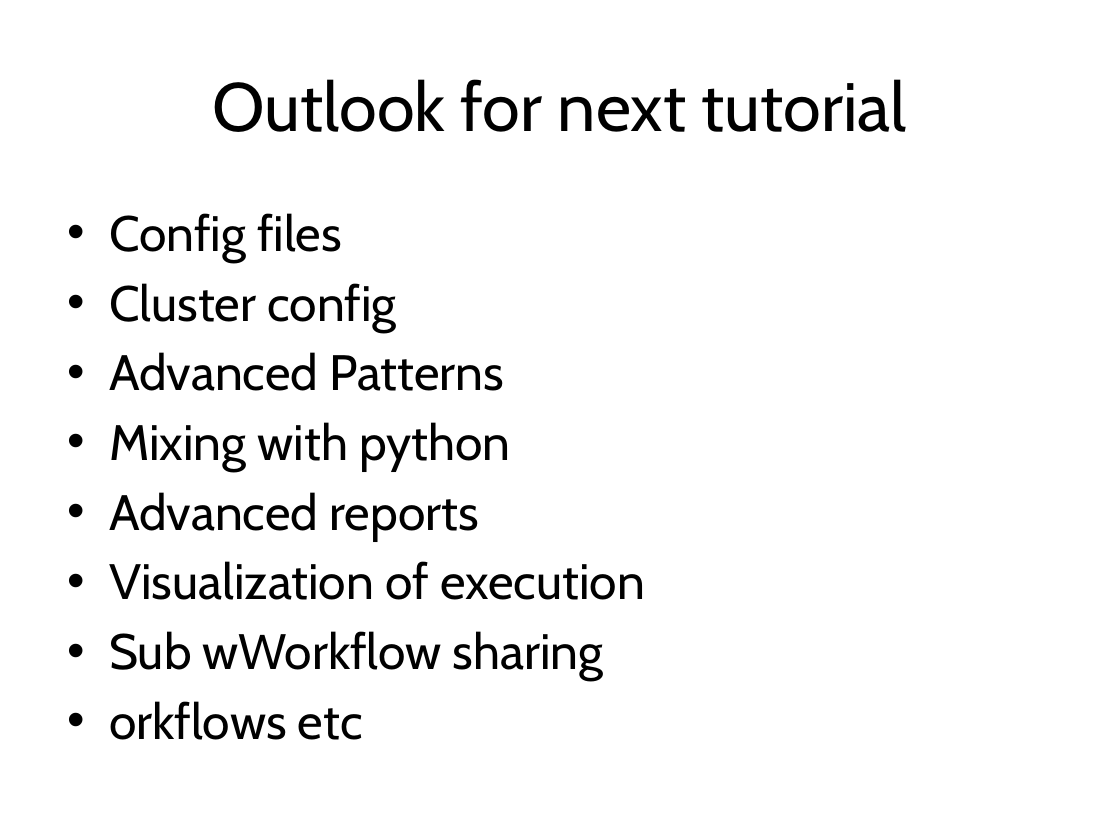
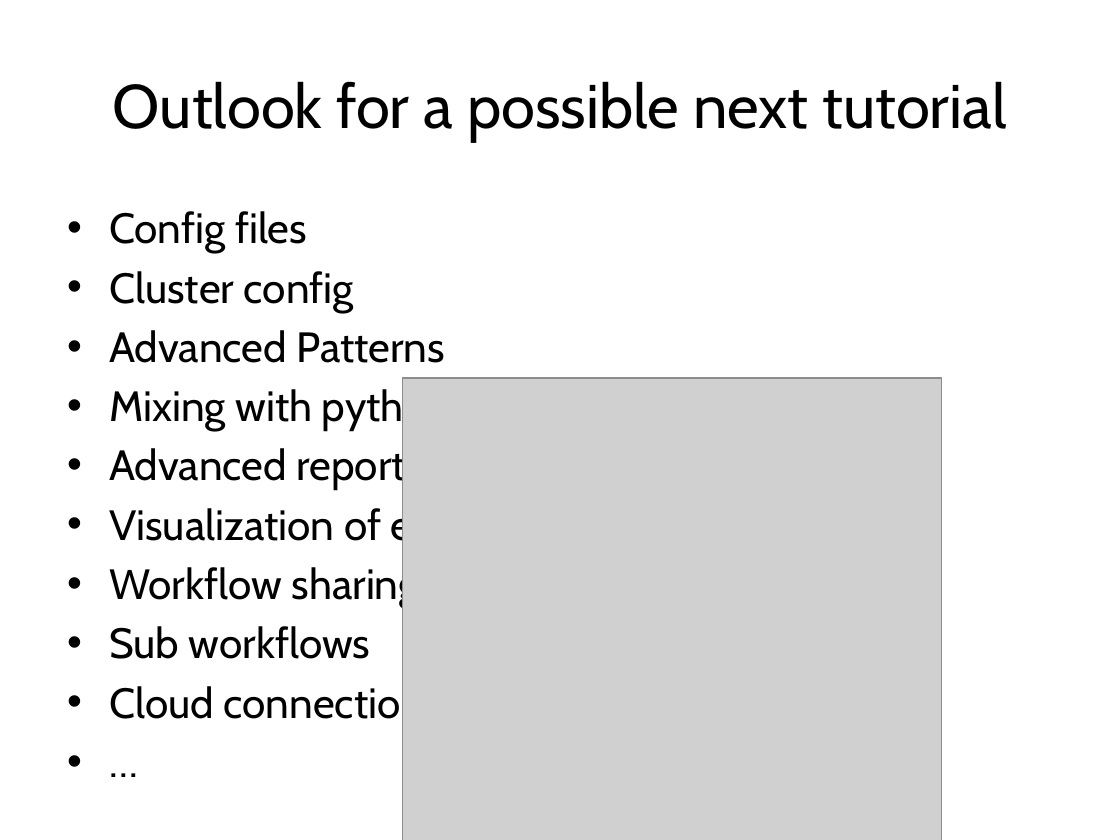
Before and after one commit to tobyhodges/siakemake-tutorial, a slide deck: slide 44 of Snakemake-introduction.pptx. Drawn at 1120x840 pixels with LibreOffice and Linux fonts; fonts in the diff are those of the drawing; grey boxes stand for pictures; background and template pictures are left out. Boxes give left, top, right and bottom in pixels: in the first picture for what was removed or moved away, otherwise in the second. Text is boxed around its words. In the diff, an @@ line names an element or a change of style, - is before the commit and + after.

Commit message:
fix and added cloud connections

```diff
--- a/Snakemake-introduction.pptx
+++ b/Snakemake-introduction.pptx
@@ title at <box>113,81,1006,142</box>: text changed; size 44 to 39.6 pt @@
-Outlook for next tutorial
+Outlook for a possible next tutorial
@@ text at <box>109,211,565,549</box>: size 32 to 27.2 pt in "Config files", "Cluster config", "Advanced Patterns", "Mixing with python" and 2 more places @@
@@ picture added at <box>403,377,942,840</box> @@
@@ text at <box>109,564,425,727</box>: text changed; size 32 to 27.2 pt @@
-• Sub wWorkflow sharing
-• orkflows etc
+• Workflow sharing
+• Sub workflows
+• Cloud connection
+• …
```
